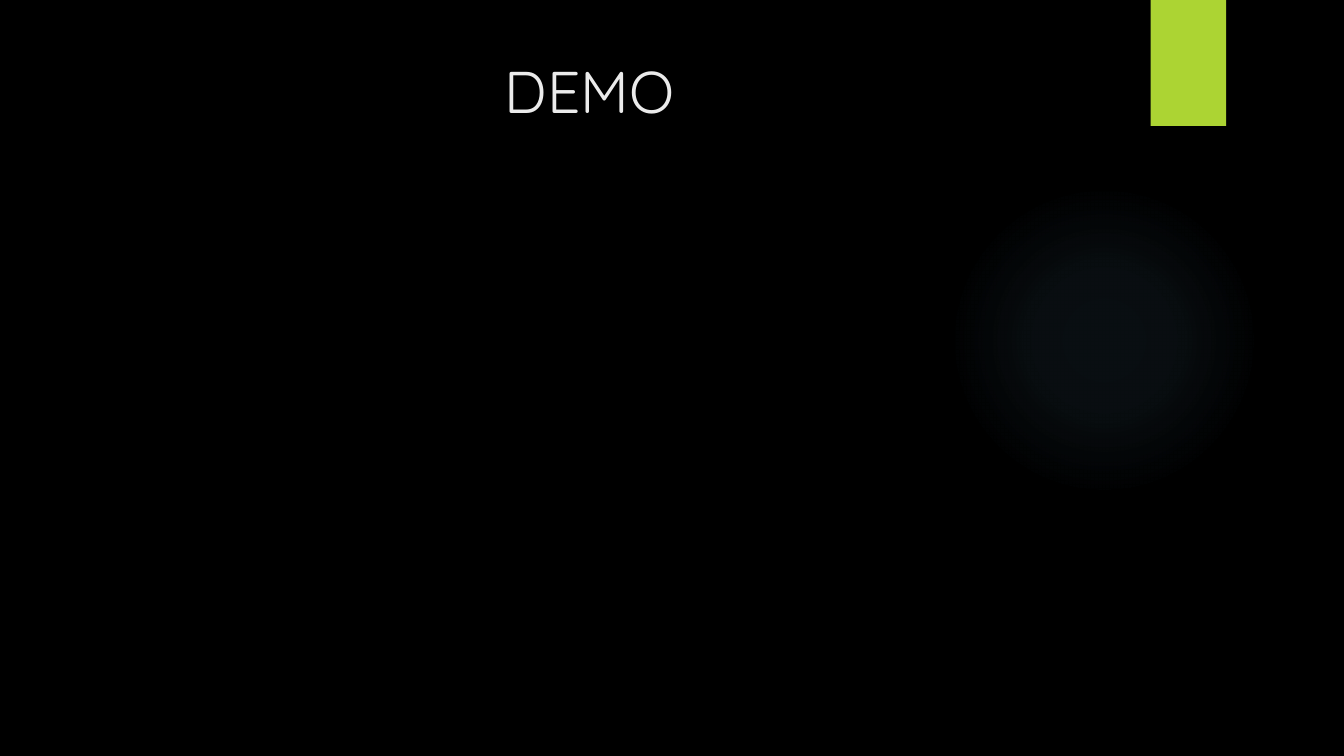
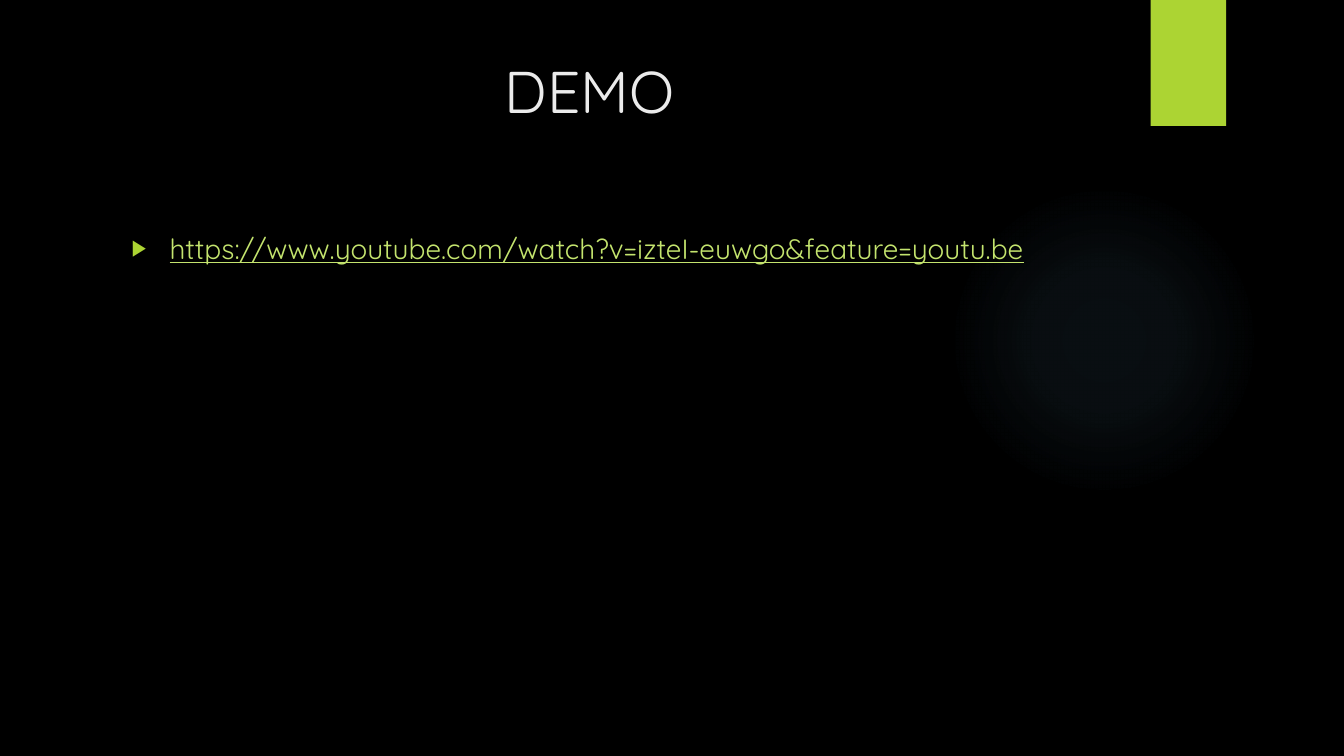
Before and after one commit to Gazza1996/Gesture-Based-UI, a slide deck: slide 8 of Presentation/PROJECT FOR GESTURE BASED UI DEVELOPMENT.pptx. Drawn at 1344x756 pixels with LibreOffice and Linux fonts; fonts in the diff are those of the drawing; background and template pictures are left out. Boxes give left, top, right and bottom in pixels: in the first picture for what was removed or moved away, otherwise in the second. Text is boxed around its words. In the diff, an @@ line names an element or a change of style, - is before the commit and + after.

Commit message:
presentation

```diff
--- a/Presentation/PROJECT FOR GESTURE BASED UI DEVELOPMENT.pptx
+++ b/Presentation/PROJECT FOR GESTURE BASED UI DEVELOPMENT.pptx
@@ text added at (170, 236, 1024, 265), 20 pt, text #C4E46E, underline @@
+▶ https://www.youtube.com/watch?v=izteI-euwgo&feature=youtu.be
```
